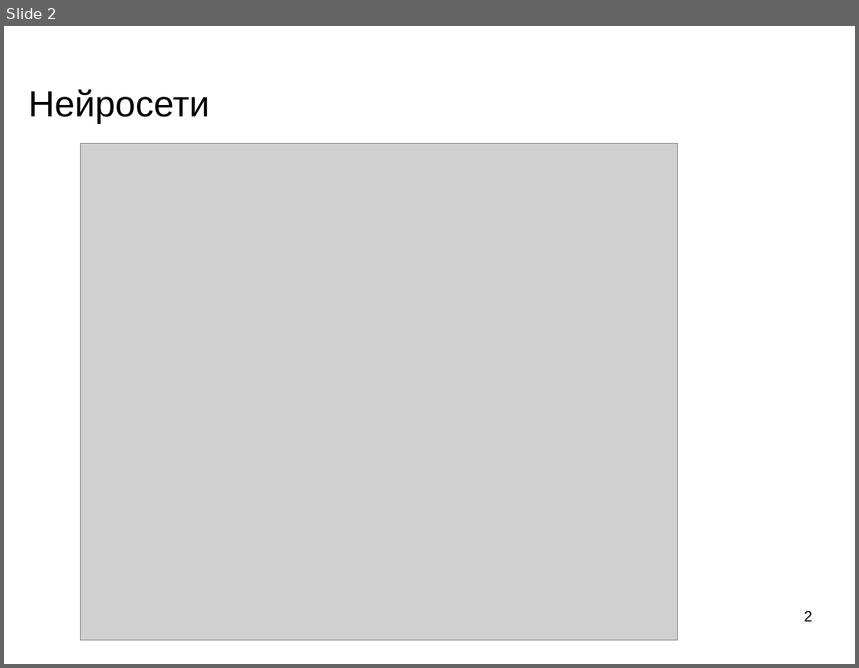
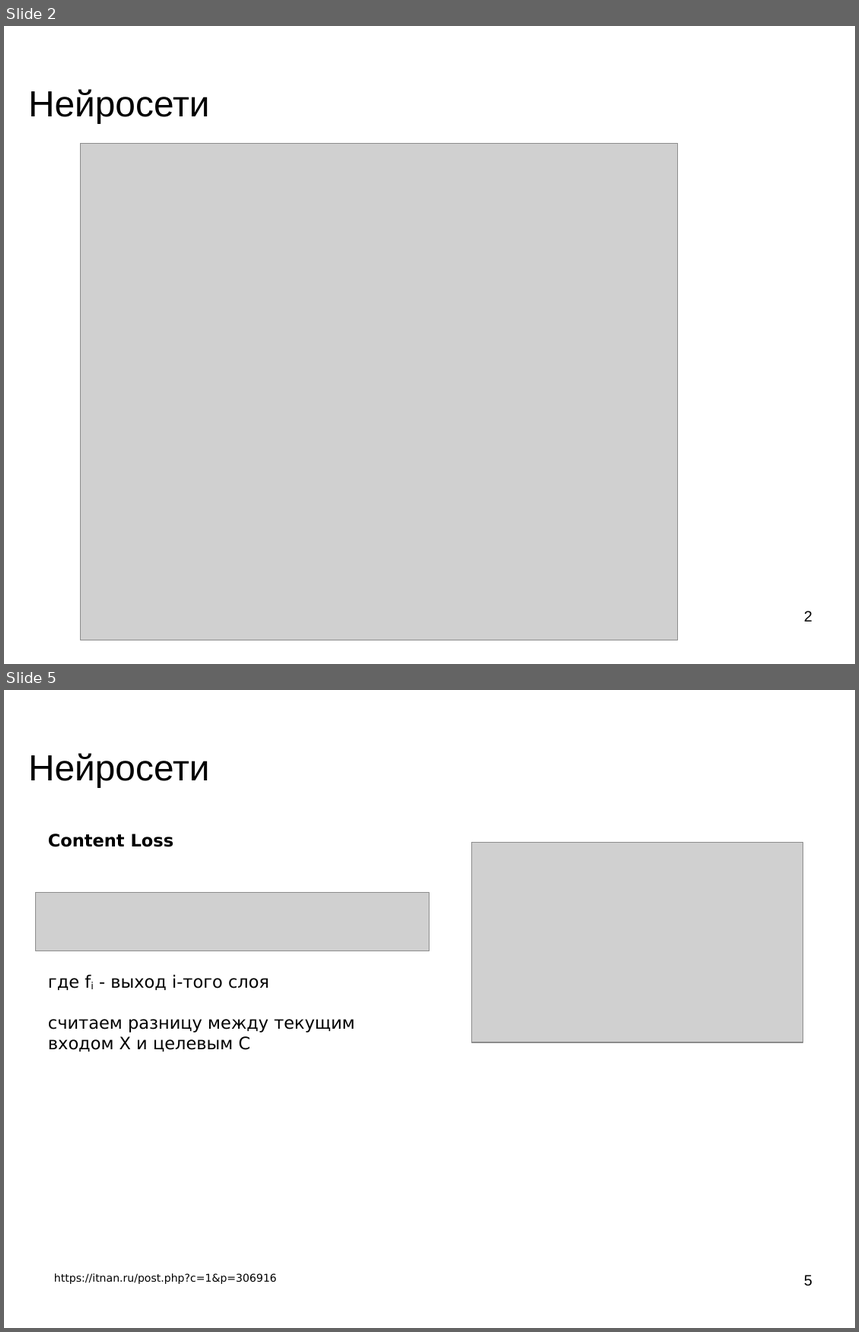
Before and after one commit to mechanoid5/ml_lectorium_legacy, a slide deck: 32-img-styling.odp. Shown one above the other, each under a label of ours: slide 2 before the commit, slides 2 and 5 after it; the slides between them are not shown. The pictures are 859x668 and 859x1332 pixels, drawn with LibreOffice and Linux fonts; fonts in the diff are those of the drawing; grey boxes stand for pictures; background and template pictures are left out. Boxes give left, top, right and bottom in pixels: in the first picture for what was removed or moved away, otherwise in the second. Text is boxed around its words. In the diff, an @@ line names an element or a change of style, - is before the commit and + after.

```diff
--- a/32-img-styling.odp
+++ b/32-img-styling.odp
@@ slide 5 added at box(4, 690, 855, 1328), background picture (left out) @@
@@ title added at box(28, 753, 210, 788), 33.9 pt, text #000000 @@
+Нейросети
@@ text added at box(48, 834, 174, 847), 16 pt, text #000000, bold @@
+Content Loss
@@ picture added at box(472, 842, 804, 1042) @@
@@ picture added at box(36, 893, 430, 952) @@
@@ text added at box(48, 975, 355, 1052), 16 pt, text #000000 @@
+где fi - выход i-того слоя
+считаем разницу между текущим входом Х и целевым С
@@ text added at box(54, 1274, 277, 1284), 10 pt, text #000000 @@
+https://itnan.ru/post.php?c=1&p=306916
@@ page number added at box(804, 1275, 813, 1287), 14 pt, text #000000 @@
+5
```
Also in this commit, not shown: 1 slide changed, 5 other slides added, 20 other files.
